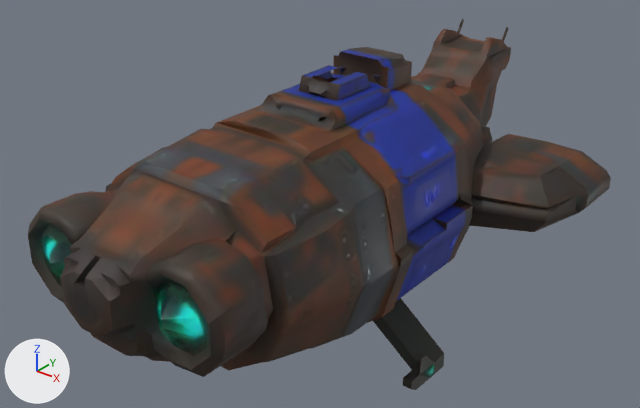
The glTF model public/models/mastodonte-meshy.glb as it was, and as the next commit left it.
Both versions are drawn from a camera (50 mm lens) standing at (2.23, -2.84, 2.4) and looking at (-0.03, -0.02, 0.65). The lights are fixed; the arrows at lower left show +X, +Y and +Z. The picture after the commit comes second. Where no turn or scale is listed for an object, it has been applied to the vertices. Vertices at exactly the same position are counted once.
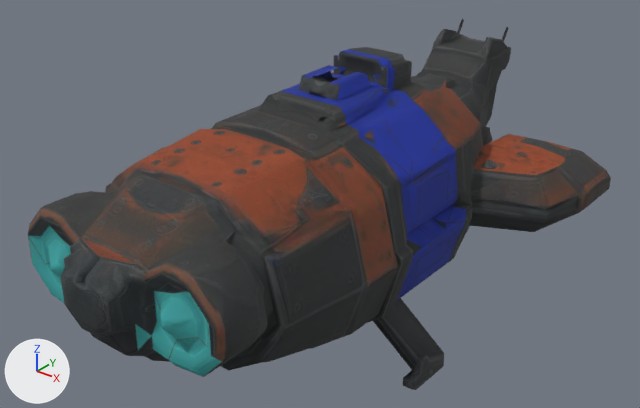
Boxes [x1, y1, x2, y2] around the edits, measured in the pictures (640 x 408 px):
'Mesh', surface changed
    both: [28, 19, 611, 390]
part 1 of me_mesh_0, deleted
    before: [420, 363, 434, 377]
part 2 of me_mesh_0, surface changed
    both: [28, 19, 611, 390]

The change, as a list of edits to the scene's bpy script:
```text
Add img_image_0:
    img_image_0 = load_image('Image_0', '_unpacked/Image_0', 1024, 1024, 'sRGB')
Change mat_meshy:
    remove # nodes: BsdfPrincipled, NormalMap, OutputMaterial, SeparateColor, TexImage x3
    remove # uses the picture img_diffuse
    remove # uses the picture img_normal
    remove # uses the picture img_orm
    nodes: BsdfPrincipled, OutputMaterial, TexImage
    uses the picture img_image_0
Change me_mesh_0:
    used by ob_mesh; location = (0.0, 0.0, 0.649)
    verts and faces of me_mesh_0; kept vertices keep their numbers, new ones are numbered from 1533
    before: 229 (0.61, -0.06, -0.58) at pixel (429, 366), 230 (0.61, -0.1, -0.58) at pixel (424, 371), 233 (0.61, -0.14, -0.58) at pixel (419, 375), 238 (0.61, -0.02, -0.58) at pixel (433, 362), 1529 (0.63, -0.06, -0.6) at pixel (434, 373)
    before: 1530 (0.63, -0.1, -0.6) at pixel (429, 377)
    remove me_mesh_0.from_pydata(...)  # 1533 vertices, 3050 faces; spans x -0.92..0.92, y -1.35..1.35, z -0.65..0.65
    add me_mesh_0.from_pydata(...)  # 1533 vertices, 3044 faces; spans x -0.92..0.92, y -1.35..1.35, z -0.65..0.65
    me_mesh_0 part 1
    add delete_faces([(229, 1529, 238), (229, 230, 1530), (230, 233, 1530)])
    me_mesh_0 part 2: 3032 kept faces spanning x -0.92..0.92, y -1.35..1.35, z -0.65..0.65 get new texture (UV) coordinates
    other edits to the shape of me_mesh_0 do not show in these pictures
```
